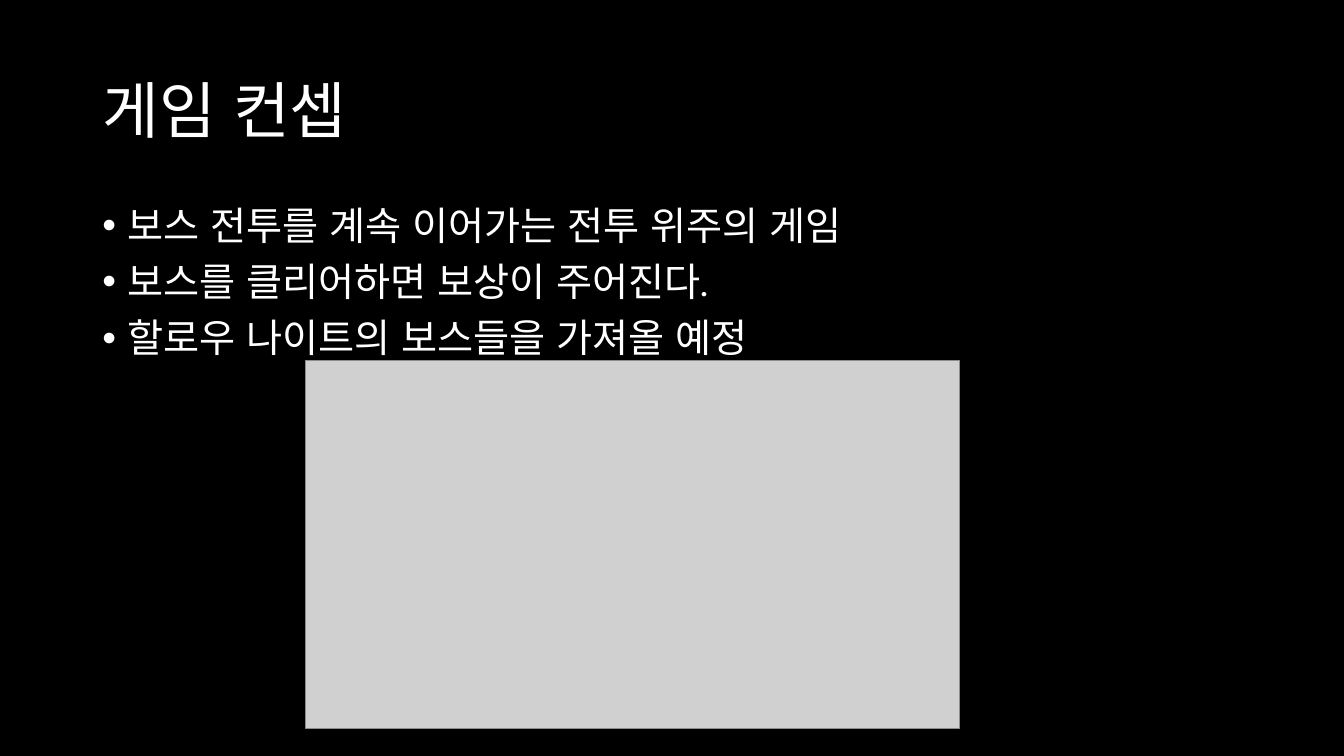
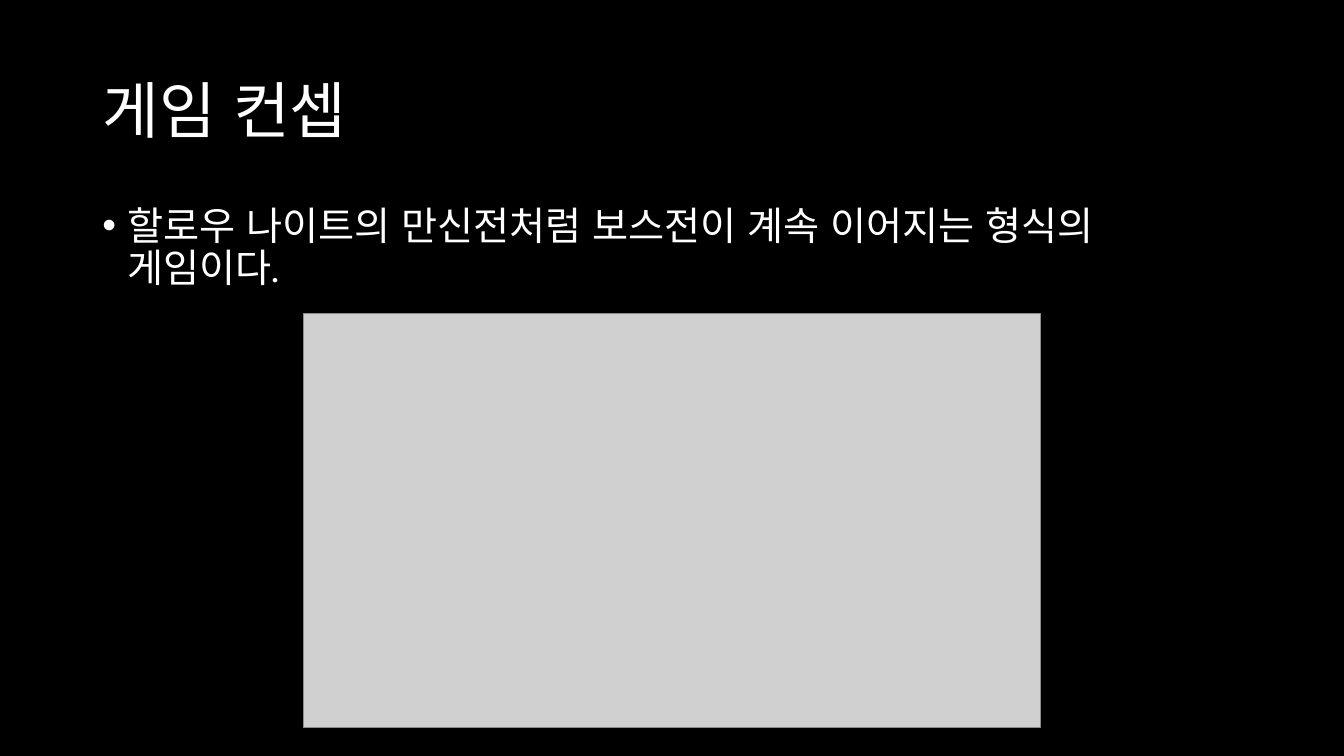
Before and after one commit to personiarr/2dgameprograming_project_2022182040, a slide deck: slide 2 of 만신전_발표자료.pptx. Drawn at 1344x756 pixels with LibreOffice and Linux fonts; fonts in the diff are those of the drawing; grey boxes stand for pictures. Boxes give left, top, right and bottom in pixels: in the first picture for what was removed or moved away, otherwise in the second. Text is boxed around its words. In the diff, an @@ line names an element or a change of style, - is before the commit and + after.

```diff
--- a/만신전_발표자료.pptx
+++ b/만신전_발표자료.pptx
@@ text at <box>128,207,1094,285</box>: text changed @@
-• 보스 전투를 계속 이어가는 전투 위주의 게임
-• 보스를 클리어하면 보상이 주어진다.
-• 할로우 나이트의 보스들을 가져올 예정
+• 할로우 나이트의 만신전처럼 보스전이 계속 이어지는 형식의 게임이다.
@@ picture: place and size @@
-picture at <box>306,361,960,729</box>
+picture at <box>303,314,1041,728</box>
```
Also in this commit, not shown: 1 other slide changed, 1 slide added.
